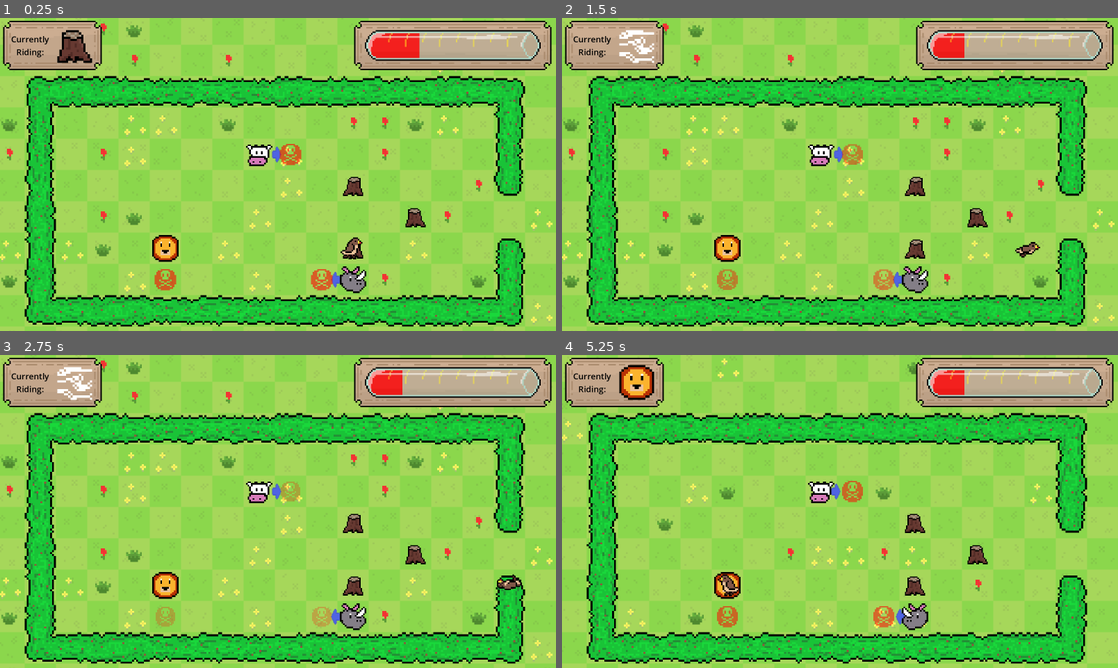
Above: before the commit, frames 1-4 (two rows, left to right).
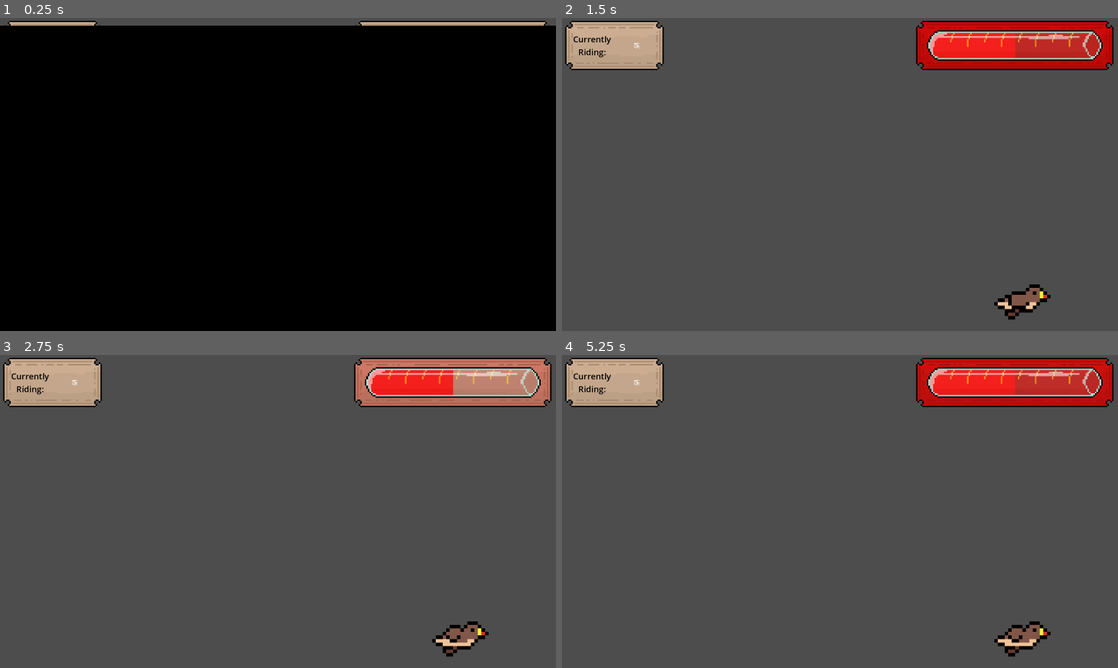
Above: after the commit, the same moments.

Repository: micah-wehrle/gwj67-oxpecker
Game: Godot game, scene res://scenes/world.tscn
Two runs of this game, one before a commit and one after it. Both use one fixed random seed, a clock stepped at 60 frames per second and the inputs below.
Inputs (mouse positions are in pixels of both pictures, inside the frame that each line leads up to):
- Up to frame 1 (0.25 s): no input
- Up to frame 2 (1.5 s): move the mouse to (962, 158) at 0.52 s; hold Right (Right) 0.53-1.28 s; click (962, 158) at 0.6 s; move the mouse to (728, 190) at 1.27 s; hold Down (Down) from 1.28 s (still down); tap Space (Spacebar) at 1.35 s
- Up to frame 3 (2.75 s): move the mouse to (333, 442) at 2.02 s; release Down (Down) at 2.03 s; hold Right (Right) from 2.03 s (still down); click (333, 442) at 2.1 s
- Up to frame 4 (5.25 s): move the mouse to (812, 574) at 2.77 s; release Right (Right) at 2.78 s; hold W (Up) 2.78-3.53 s; tap Space (Spacebar) at 2.85, 4.35 s; move the mouse to (1006, 558) at 3.52 s; hold A (Left) 3.53-5.03 s; click (1006, 558) at 3.6 s; move the mouse to (673, 464) at 4.27 s; move the mouse to (867, 511) at 5.02 s; hold Down (Down) from 5.03 s (still down); click (867, 511) at 5.1 s

The runs differ from the first frame. In frame 1, 96% of the frame differs, in the area x 0-100%, y 0-100%; in frame 2, 96%; in frame 3, 96%; in frame 4, 97%.
Error after the commit: Parse Error: Expected indented block after match pattern block. (res://scripts/Grid.gd:528)

Commit message:
Level testing

Diff:
--- a/scenes/bird_sprite.tscn
+++ b/scenes/bird_sprite.tscn
@@ -2,7 +2,7 @@
 
 [ext_resource type="Texture2D" uid="uid://v3ddhlocr6on" path="res://res/oxpecker1-Sheet.png" id="1_dsga1"]
 [ext_resource type="Script" path="res://scripts/Bird Sprite.gd" id="2_tmlht"]
-[ext_resource type="Texture2D" uid="uid://c5e0eqb8xlfi6" path="res://res/single_pixel.png" id="3_m8fuc"]
+[ext_resource type="PackedScene" uid="uid://76pygpntmnjb" path="res://scenes/blood_emitter.tscn" id="3_iycve"]
 
 [sub_resource type="Animation" id="Animation_qxyvx"]
 length = 0.001
@@ -89,21 +89,7 @@
 "": SubResource("AnimationLibrary_1jjwf")
 }
 
-[node name="Blood Emitter" type="CPUParticles2D" parent="."]
+[node name="Blood Emitter" parent="." instance=ExtResource("3_iycve")]
 unique_name_in_owner = true
-self_modulate = Color(1, 0, 0, 1)
-scale = Vector2(0.0888889, 0.0888889)
-emitting = false
-amount = 10
-lifetime = 0.5
-one_shot = true
-explosiveness = 1.0
-texture = ExtResource("3_m8fuc")
-direction = Vector2(0, -10)
-initial_velocity_max = 354.6
-linear_accel_min = 100.0
-linear_accel_max = 100.0
-scale_amount_min = 10.0
-scale_amount_max = 10.0
 
 [connection signal="animation_finished" from="AnimationPlayer" to="." method="_animation_finished"]
--- /dev/null
+++ b/scenes/blood_emitter.tscn
@@ -0,0 +1,22 @@
+[gd_scene load_steps=3 format=3 uid="uid://76pygpntmnjb"]
+
+[ext_resource type="Texture2D" uid="uid://c5e0eqb8xlfi6" path="res://res/single_pixel.png" id="1_5i6b8"]
+[ext_resource type="Script" path="res://scripts/Blood Emitter.gd" id="2_3rgkg"]
+
+[node name="Blood Emitter" type="CPUParticles2D"]
+self_modulate = Color(1, 0, 0, 1)
+scale = Vector2(0.0888889, 0.0888889)
+emitting = false
+amount = 10
+lifetime = 0.5
+one_shot = true
+explosiveness = 1.0
+texture = ExtResource("1_5i6b8")
+direction = Vector2(0, -10)
+spread = 90.0
+initial_velocity_max = 354.6
+linear_accel_min = 100.0
+linear_accel_max = 100.0
+scale_amount_min = 10.0
+scale_amount_max = 10.0
+script = ExtResource("2_3rgkg")
--- a/scenes/intro.tscn
+++ b/scenes/intro.tscn
@@ -55,6 +55,25 @@
 offset_top = 629.0
 offset_right = 531.0
 offset_bottom = 705.0
+grow_horizontal = 2
+theme_override_font_sizes/font_size = 40
+text = "It also..."
+horizontal_alignment = 1
+vertical_alignment = 1
+autowrap_mode = 2
+
+[node name="Description3" type="Label" parent="."]
+unique_name_in_owner = true
+visible = false
+self_modulate = Color(1, 0, 0, 1)
+layout_mode = 1
+anchors_preset = 5
+anchor_left = 0.5
+anchor_right = 0.5
+offset_left = -517.0
+offset_top = 354.0
+offset_right = 531.0
+offset_bottom = 430.0
 grow_horizontal = 2
 theme_override_font_sizes/font_size = 40
 text = "It also..."
--- /dev/null
+++ b/scenes/stump_boom.tscn
@@ -0,0 +1,17 @@
+[gd_scene load_steps=2 format=3 uid="uid://dfs7e7j4clj34"]
+
+[ext_resource type="Script" path="res://scripts/Stump_boom.gd" id="1_40j7u"]
+
+[node name="CPUParticles2D" type="CPUParticles2D"]
+emitting = false
+amount = 20
+one_shot = true
+explosiveness = 1.0
+direction = Vector2(0, -1)
+gravity = Vector2(0, 400)
+initial_velocity_min = 118.55
+initial_velocity_max = 201.02
+scale_amount_min = 10.0
+scale_amount_max = 15.0
+color = Color(0.317647, 0.168627, 0.145098, 1)
+script = ExtResource("1_40j7u")
--- a/scenes/world.tscn
+++ b/scenes/world.tscn
@@ -3,25 +3,29 @@
 [ext_resource type="Script" path="res://scripts/Bird.gd" id="1_cpk6n"]
 [ext_resource type="Script" path="res://scripts/world.gd" id="1_ve7bm"]
 [ext_resource type="Script" path="res://scripts/Grid.gd" id="2_gq6m5"]
-[ext_resource type="Texture2D" uid="uid://ccnppldyfqd8" path="res://res/vial1/bottom vial.png" id="3_qvpt7"]
 [ext_resource type="PackedScene" uid="uid://uex46dpftd8v" path="res://scenes/bird_sprite.tscn" id="3_ubdla"]
 [ext_resource type="Script" path="res://scripts/CanvasLayer.gd" id="4_axjsh"]
-[ext_resource type="Texture2D" uid="uid://ca7htac5qawpk" path="res://res/vial1/vial blood.png" id="4_yvomo"]
 [ext_resource type="Script" path="res://scripts/Camera.gd" id="5_7rvcl"]
 [ext_resource type="Script" path="res://scripts/Blood Bar.gd" id="5_ewaen"]
-[ext_resource type="Texture2D" uid="uid://bumw2tkn5qi1m" path="res://res/vial1/top vial.png" id="5_flmvg"]
 [ext_resource type="Texture2D" uid="uid://bp1kn4kipg4tc" path="res://res/ui_border2.png" id="9_7ed02"]
 [ext_resource type="Texture2D" uid="uid://bs2psfh4r66bt" path="res://res/stump1.png" id="9_unesc"]
 [ext_resource type="Texture2D" uid="uid://cidxf4qabk88c" path="res://res/ui_border1.png" id="10_b3okw"]
 [ext_resource type="Texture2D" uid="uid://b6eku5ub7swwv" path="res://res/vial_blood.png" id="11_8qi3p"]
 [ext_resource type="Texture2D" uid="uid://ccomcevxwkdu6" path="res://res/vial_full2.png" id="11_bs8us"]
 [ext_resource type="Texture2D" uid="uid://d025k2y6u3bya" path="res://res/wind1.png" id="12_dta83"]
+[ext_resource type="PackedScene" uid="uid://76pygpntmnjb" path="res://scenes/blood_emitter.tscn" id="14_2i1nb"]
+[ext_resource type="Texture2D" uid="uid://cd0yulw37bdo4" path="res://res/ui_border3.png" id="18_3t4jc"]
 
 [sub_resource type="StyleBoxFlat" id="StyleBoxFlat_ixoo0"]
 bg_color = Color(0.6, 0.6, 0.6, 0)
 
 [sub_resource type="StyleBoxFlat" id="StyleBoxFlat_50yh7"]
 bg_color = Color(0, 0, 0, 1)
+
+[sub_resource type="Curve" id="Curve_e44a8"]
+min_value = -1.0
+_data = [Vector2(0, 1), 0.0, 0.0, 0, 0, Vector2(1, 1), 0.0, 0.0, 0, 0]
+point_count = 2
 
 [node name="World" type="Node2D"]
 script = ExtResource("1_ve7bm")
@@ -78,48 +82,6 @@
 grow_horizontal = 0
 script = ExtResource("5_ewaen")
 
-[node name="Sub box" type="Control" parent="CanvasLayer/Main Frame/Blood Bar"]
-visible = false
-z_index = 1
-layout_mode = 1
-anchors_preset = 8
-anchor_left = 0.5
-anchor_top = 0.5
-anchor_right = 0.5
-anchor_bottom = 0.5
-offset_left = -215.0
-offset_top = -50.5
-offset_right = 215.0
-offset_bottom = 50.5
-grow_horizontal = 2
-grow_vertical = 2
-
-[node name="Bottom Vial" type="TextureRect" parent="CanvasLayer/Main Frame/Blood Bar/Sub box"]
-layout_mode = 0
-offset_left = -23.0
-offset_top = -188.0
-offset_right = 452.0
-offset_bottom = 287.0
-texture = ExtResource("3_qvpt7")
-
-[node name="Blood Progress" type="TextureProgressBar" parent="CanvasLayer/Main Frame/Blood Bar/Sub box"]
-layout_mode = 0
-offset_left = -29.0
-offset_top = -198.0
-offset_right = 446.0
-offset_bottom = 277.0
-min_value = -11.0
-max_value = 108.0
-texture_progress = ExtResource("4_yvomo")
-
-[node name="Top Vial" type="TextureRect" parent="CanvasLayer/Main Frame/Blood Bar/Sub box"]
-layout_mode = 0
-offset_left = -30.0
-offset_top = -198.0
-offset_right = 445.0
-offset_bottom = 277.0
-texture = ExtResource("5_flmvg")
-
 [node name="Control" type="Control" parent="CanvasLayer/Main Frame/Blood Bar"]
 layout_mode = 1
 anchors_preset = 8
@@ -130,12 +92,14 @@
 grow_horizontal = 2
 grow_vertical = 2
 
-[node name="Background Panel" type="Sprite2D" parent="CanvasLayer/Main Frame/Blood Bar/Control"]
+[node name="Blood Background Panel" type="Sprite2D" parent="CanvasLayer/Main Frame/Blood Bar/Control"]
+unique_name_in_owner = true
 texture_filter = 1
 scale = Vector2(4.44, 4.44)
 texture = ExtResource("9_7ed02")
 
 [node name="Blood Frame" type="Control" parent="CanvasLayer/Main Frame/Blood Bar"]
+unique_name_in_owner = true
 layout_mode = 1
 anchors_preset = 8
 anchor_left = 0.5
@@ -146,6 +110,7 @@
 grow_vertical = 2
 
 [node name="TextureProgressBar" type="TextureProgressBar" parent="CanvasLayer/Main Frame/Blood Bar/Blood Frame"]
+z_index = 9
 texture_filter = 1
 layout_mode = 1
 anchors_preset = 8
@@ -163,10 +128,19 @@
 value = 50.0
 texture_progress = ExtResource("11_8qi3p")
 
-[node name="Sprite2D" type="Sprite2D" parent="CanvasLayer/Main Frame/Blood Bar/Blood Frame"]
+[node name="Blood Vial" type="Sprite2D" parent="CanvasLayer/Main Frame/Blood Bar/Blood Frame"]
+z_index = 10
 texture_filter = 1
 scale = Vector2(4.44, 4.44)
 texture = ExtResource("11_bs8us")
+
+[node name="Node2D" type="Node2D" parent="CanvasLayer/Main Frame/Blood Bar/Blood Frame"]
+z_index = 11
+scale = Vector2(11.25, 11.25)
+
+[node name="Bar Emitter" parent="CanvasLayer/Main Frame/Blood Bar/Blood Frame/Node2D" instance=ExtResource("14_2i1nb")]
+unique_name_in_owner = true
+position = Vector2(-21.2889, 1.77777)
 
 [node name="Riding Frame" type="ReferenceRect" parent="CanvasLayer/Main Frame"]
 unique_name_in_owner = true
@@ -279,22 +253,38 @@
 grow_horizontal = 2
 
 [node name="Label" type="Label" parent="CanvasLayer/Main Frame/Game Over Text"]
-layout_mode = 1
-anchors_preset = 8
-anchor_left = 0.5
-anchor_top = 0.5
-anchor_right = 0.5
-anchor_bottom = 0.5
-offset_left = -86.0
-offset_top = -13.0
-offset_right = 86.0
-offset_bottom = 13.0
+z_index = 1
+layout_mode = 1
+anchors_preset = 8
+anchor_left = 0.5
+anchor_top = 0.5
+anchor_right = 0.5
+anchor_bottom = 0.5
+offset_left = -535.5
+offset_top = -74.0
+offset_right = 535.5
+offset_bottom = 66.0
 grow_horizontal = 2
 grow_vertical = 2
 theme_override_font_sizes/font_size = 100
 text = "Thank you for playing!"
 horizontal_alignment = 1
 vertical_alignment = 1
+
+[node name="Control" type="Control" parent="CanvasLayer/Main Frame/Game Over Text"]
+layout_mode = 1
+anchors_preset = 8
+anchor_left = 0.5
+anchor_top = 0.5
+anchor_right = 0.5
+anchor_bottom = 0.5
+grow_horizontal = 2
+grow_vertical = 2
+
+[node name="Sprite2D" type="Sprite2D" parent="CanvasLayer/Main Frame/Game Over Text/Control"]
+texture_filter = 1
+scale = Vector2(4.58442, 4.6875)
+texture = ExtResource("18_3t4jc")
 
 [node name="Screen Cover" type="ProgressBar" parent="CanvasLayer"]
 unique_name_in_owner = true
@@ -313,3 +303,43 @@
 value = 100.0
 fill_mode = 3
 show_percentage = false
+
+[node name="Left Confetti" type="CPUParticles2D" parent="CanvasLayer"]
+unique_name_in_owner = true
+position = Vector2(3, 896)
+emitting = false
+amount = 50
+lifetime = 5.0
+explosiveness = 1.0
+randomness = 0.1
+direction = Vector2(0.3, -1)
+spread = 15.0
+gravity = Vector2(0, 500)
+initial_velocity_min = 659.8
+initial_velocity_max = 912.38
+scale_amount_min = 5.0
+scale_amount_max = 10.0
+color = Color(0.705882, 0.705882, 0.705882, 1)
+hue_variation_min = -1.0
+hue_variation_max = 1.0
+hue_variation_curve = SubResource("Curve_e44a8")
+
+[node name="Right Confetti" type="CPUParticles2D" parent="CanvasLayer"]
+unique_name_in_owner = true
+position = Vector2(1599, 896)
+emitting = false
+amount = 50
+lifetime = 5.0
+explosiveness = 1.0
+randomness = 0.1
+direction = Vector2(-0.3, -1)
+spread = 15.0
+gravity = Vector2(0, 500)
+initial_velocity_min = 659.8
+initial_velocity_max = 912.38
+scale_amount_min = 5.0
+scale_amount_max = 10.0
+color = Color(0.705882, 0.705882, 0.705882, 1)
+hue_variation_min = -1.0
+hue_variation_max = 1.0
+hue_variation_curve = SubResource("Curve_e44a8")
--- a/scripts/Animal.gd
+++ b/scripts/Animal.gd
@@ -238,6 +238,10 @@
 
 							if bully and current_reaction.has("bullied animal"):
 								if "destory animal" in current_reaction:
+									var emitter = preload("res://scenes/stump_boom.tscn");
+									var instance = emitter.instantiate();
+									grid.add_child(instance);
+									instance.global_position = current_reaction["bullied animal"].global_position;
 									current_reaction["bullied animal"].queue_free();
 								else:
 									current_reaction["bullied animal"].independant_react([{
@@ -373,7 +377,7 @@
 			move(1);
 		"deer":
 			move(2);
-			turn(-1);
+			turn(1);
 		"lion":
 			special("roar");
 		"rhino":
--- a/scripts/Bird Sprite.gd
+++ b/scripts/Bird Sprite.gd
@@ -3,19 +3,11 @@
 @onready var animation_player = $AnimationPlayer
 @onready var blood_emitter = %"Blood Emitter"
 
-# Called when the node enters the scene tree for the first time.
-func _ready():
-	blood_emitter.self_modulate = Color.PINK if !persist.show_blood else Color.RED;
-	pass # Replace with function body.
-
-
-# Called every frame. 'delta' is the elapsed time since the previous frame.
 func _process(delta):
 	pass
 
 func bleed():
-	blood_emitter.restart();
-	blood_emitter.emitting = true;
+	blood_emitter.spray();
 
 func animate(anim_name):
 	if anim_name == "resting":
--- a/scripts/Bird.gd
+++ b/scripts/Bird.gd
@@ -69,14 +69,12 @@
 		position.y = move_toward(position.y, target_pos.y, FLY_SPEED * delta);
 
 
-		if end_pos and global_position.distance_to(end_pos) < 10:
-			game_over();
-
-		elif position == target_pos:
-			position = target_pos;
+		if position == target_pos:
 
 			current_animal = tile_on_beast();
-			if tile_is_dangerous():
+			if blood_bar.get_blood() == 0:
+				game_over();
+			elif tile_is_dangerous():
 				game_over();
 			elif current_animal:
 				stop_flying();
@@ -119,8 +117,8 @@
 		current_animal = null;
 	update_riding_texture();
 
-	if !end_pos and blood_bar.get_blood() == 0:
-		end_pos = find_global_ending_pos();
+	if blood_bar.get_blood() == 0:
+		target_pos = find_global_ending_pos() - grid.global_position;
 
 
 func find_global_ending_pos():
--- a/scripts/Blood Bar.gd
+++ b/scripts/Blood Bar.gd
@@ -13,7 +13,21 @@
 
 var setup_blood_on_ready = false;
 
+var shake_length = 100; #ms
+var stop_shaking_time;
+var base_pos;
+var shake_size = 3;
+
+signal blood_changed;
+
 @onready var bar = $"Blood Frame/TextureProgressBar" as TextureProgressBar;
+@onready var background_panel = %"Blood Background Panel"
+@onready var blood_frame = %"Blood Frame"
+
+@onready var bar_emitter = %"Bar Emitter"
+
+var bar_size;
+
 
 func init_bar(cur_blood):
 	self.cur_blood = cur_blood;
@@ -27,15 +41,42 @@
 	if setup_blood_on_ready:
 		bar.value = target_blood * blood_adjustment_mult;
 
+	base_pos = blood_frame.position;
+
+	bar.self_modulate = Color.RED if persist.show_blood else Color.HOT_PINK;
+
+	bar_size = bar.scale.x * bar.texture_progress.get_size().x;
+
+var flash_time = 0;
 # Called every frame. 'delta' is the elapsed time since the previous frame.
 func _process(delta):
 	if cur_blood != target_blood:
 		adjust_bar(delta);
-	pass
+
+	if target_blood <= 2:
+		flash_time += 7*delta;
+		background_panel.self_modulate = Color(0,0.5,0.5,0) * sin(flash_time) + Color(1.0,0.5,0.5, 1.0);
+
+	if stop_shaking_time:
+		if Time.get_ticks_msec() <= stop_shaking_time:
+			blood_frame.position = base_pos + Vector2(randf_range(-shake_size, shake_size), randf_range(-shake_size, shake_size));
+		else:
+			stop_shaking_time = null;
+			blood_frame.position = base_pos;
+
 
 
 func add_blood(val):
+	if target_blood == 2 and val > 0:
+		background_panel.self_modulate = Color.WHITE;
 	target_blood = clamp(target_blood + val, 0, MAX_BLOOD);
+
+	blood_changed.emit(target_blood);
+
+	stop_shaking_time = Time.get_ticks_msec() + shake_length;
+
+	set_emitter_pos();
+	bar_emitter.spray();
 
 func get_blood():
 	return target_blood;
@@ -56,3 +97,6 @@
 	cur_blood += bar_velocity;
 
 	bar.value = cur_blood * blood_adjustment_mult;
+
+func set_emitter_pos():
+	bar_emitter.global_position.x = bar.global_position.x + bar_size * (target_blood / MAX_BLOOD);
--- /dev/null
+++ b/scripts/Blood Emitter.gd
@@ -0,0 +1,8 @@
+extends CPUParticles2D
+
+func _ready():
+	self_modulate = persist.blood_color;
+
+func spray():
+	restart();
+	emitting = true;
--- a/scripts/CanvasLayer.gd
+++ b/scripts/CanvasLayer.gd
@@ -4,6 +4,7 @@
 # Called when the node enters the scene tree for the first time.
 func _ready():
 	visible = true;
+	%"Screen Cover".visible = true;
 	pass # Replace with function body.
 
 
--- a/scripts/Grid.gd
+++ b/scripts/Grid.gd
@@ -87,6 +87,8 @@
 			if (x + (y % 2)) % 2 == 0:
 				tile.self_modulate = Color(0.84, 1, 0.84);
 
+			#tile.self_modulate *= Color(0.95, 0.95, 0.95, 1);
+
 			tile.position = Vector2((tile_size + tile_spacing) * x, (tile_size + tile_spacing) * y);
 
 			if tile.get_children().size() > 0:
@@ -164,7 +166,7 @@
 
 func is_pos_animal(pos):
 	for animal in animals_parent.get_children():
-		if pos.distance_to(animal.global_position) < tile_size:
+		if pos.distance_to(animal.global_position) < tile_size/2:
 			return animal;
 	return null;
 
@@ -255,6 +257,11 @@
 
 	%CanvasLayer.hide_header();
 
+	await get_tree().create_timer(2.0).timeout;
+
+	%"Left Confetti".emitting = true;
+	%"Right Confetti".emitting = true;
+
 func bird_start(x, y, make_stump = true):
 	if make_stump:
 		make_animal("stump", Vector2(x, y), 1);
@@ -268,7 +275,7 @@
 	match persist.current_level:
 		0:
 			bird_start(1, 3);
-			blood_start = 7; # 5 steps 0 pecks
+			blood_start = 7+1; # 5 steps 0 pecks
 			# short arrow
 			#add_sprite("arrow1", Vector2(3, 3));
 			#add_sprite("arrow2", Vector2(4, 3));
@@ -302,7 +309,7 @@
 
 		1:
 			bird_start(3, 2);
-			blood_start = 8; # 6 steps, 0 pecks
+			blood_start = 8+1; # 6 steps, 0 pecks
 
 			make_animal("cow", Vector2(6, 1), 3);
 			make_animal("stump", Vector2(3, 4), 1);
@@ -319,20 +326,21 @@
 
 		2:
 			exit_height = 3;
-			blood_start = 3; # 4 steps, 4 pecks
+			blood_start = 3+1; # 4 steps, 4 pecks
 
 			bird_start(2, 1);
 
 			make_animal("stump", Vector2(2, 3), 1);
 			make_animal("cow", Vector2(4, 1), 3);
 			add_sprite("arrow8", Vector2(5, 1));
+			add_sprite("arrow9", Vector2(6, 1));
 			make_animal("cow", Vector2(9, 3), 4);
 			make_animal("stump", Vector2(11, 3), 1);
 			make_animal("stump", Vector2(11, 5), 1);
 
 		3:
 			exit_height = 3;
-			blood_start = 2; # mostly pecking
+			blood_start = 3+1; # mostly pecking
 
 			bird_start(2,2);
 
@@ -401,6 +409,128 @@
 			#make_animal("cow", Vector2(1, 0), 1);
 			#make_animal("cow", Vector2(0, 1), 4);
 
+		6:
+			exit_height = 1;
+			blood_start = 5;
+
+			bird_start(1,5);
+
+			make_animal("cow", Vector2(1,2), 2);
+			make_animal("cow", Vector2(4, 1), 4);
+			make_animal("cow", Vector2(11, 2), 1);
+
+			make_animal("stump", Vector2(10, 5), 1);
+			make_animal("stump", Vector2(0, 4), 1);
+
+			make_animal("rhino", Vector2(4, 5), 1);
+
+		7:
+			blood_start = 4;
+			exit_height = 3;
+			bird_start(2,4);
+
+			make_animal("turtle", Vector2(2,1), 2);
+
+			make_animal("lion", Vector2(12,3), 3);
+
+			make_animal("rhino", Vector2(3, 5), 2);
+			make_animal("stump", Vector2(2, 5), 1);
+
+			make_animal("rhino", Vector2(13, 4), 1);
+
+			make_animal("cow", Vector2(11, 0), 4);
+
+			make_animal("cow", Vector2(0,2), 2);
+
+			#for i in 7:
+			#	make_animal("cow", Vector2(i + 4, 1 + i%2*4), 3 - i%2*2);
+
+		8:
+			blood_start = 5;
+			exit_height = 3;
+
+			bird_start(0,1);
+
+			make_animal("deer", Vector2(4,2), 2);
+			make_animal("deer", Vector2(9,1), 3);
+			make_animal("deer", Vector2(6,0), 4);
+			make_animal("stump", Vector2(7,0), 1);
+			#make_animal("stump", Vector2(9,0), 1);
+
+			make_animal("cow", Vector2(13,0), 4);
+
+			make_animal("deer", Vector2(1,4), 1);
+			make_animal("stump", Vector2(2,3), 1);
+
+			make_animal("lion", Vector2(1,0), 2);
+
+
+			#make_animal("deer", Vector2(9,5), 1);
+
+			make_animal("cow", Vector2(12, 0), 3);
+
+			make_animal("cow", Vector2(11, 3), 4);
+			make_animal("stump", Vector2(10, 3), 1);
+			make_animal("cow", Vector2(11, 5), 4);
+			make_animal("stump", Vector2(10, 5), 1);
+
+
+		9:
+			bird_start(0,0);
+			blood_start = 4;
+
+			var rng = RandomNumberGenerator.new();
+			rng.seed = 123;
+
+			for y in grid_height:
+				for x in grid_width:
+					if (x + (y % 2)) % 2 == 1:
+						var dir = rng.randi_range(1,4);
+						if x == 13:
+							if y == 2:
+								dir = 1;
+							elif y == 4:
+								dir = 3;
+						make_animal("cow", Vector2(x, y), dir);
+		10:
+
+			bird_start(2,3);
+			blood_start = 5;
+
+			exit_height = 3
+
+			make_animal("lion", Vector2(6, 3), 2);
+
+			make_animal("stump", Vector2(6, 1), 1);
+
+			make_animal("gorilla", Vector2(9, 1), 4);
+
+			make_animal("deer", Vector2(10, 1), 2);
+
+		11:
+
+			bird_start(9,0);
+			blood_start = 4;
+
+			make_animal("stump", Vector2(7,2), 1);
+			make_animal("stump", Vector2(10,2), 1);
+
+			make_animal("gorilla", Vector2(7,5), 1);
+
+			make_animal("rhino", Vector2(3, 4), 1);
+
+			make_animal("stump", Vector2(2,5), 1);
+			make_animal("stump", Vector2(3,1), 1);
+
+			make_animal("lion", Vector2(1, 0), 3);
+
+
+		12:
+
+
+
+
+
 
 		_: # default - game end!
 			exit_height = 100
--- a/scripts/Intro.gd
+++ b/scripts/Intro.gd
@@ -6,6 +6,7 @@
 #Scene tiems to manipulate:
 @onready var description = %Description
 @onready var description_2 = %Description2
+@onready var description_3 = %Description3
 @onready var drinks = %Drinks
 @onready var their = %Their
 @onready var red_overlay = %"Red Overlay"
@@ -35,14 +36,13 @@
 		their.text = "THEM";
 		blood.text = "LOVE <3";
 
-		var pink = Color.HOT_PINK; # or maybe eb3deb ?
-
-		drinks.self_modulate = pink;
-		their.self_modulate = pink;
-		blood.self_modulate = pink;
-
-		red_overlay.color = pink;
-		red_overlay.color.a = 0;
+	drinks.self_modulate = persist.blood_color;
+	their.self_modulate = persist.blood_color;
+	blood.self_modulate = persist.blood_color;
+	description_3.self_modulate = persist.blood_color
+
+	red_overlay.color = persist.blood_color;
+	red_overlay.color.a = 0;
 
 
 
@@ -111,6 +111,7 @@
 		bird_sprite.animate("peck");
 		description.modulate.a = 0;
 		description_2.modulate.a = 0;
+		description_3.visible = true;
 		scientific_name.modulate.a = 0;
 		drinks.modulate.a = 1;
 		phase = "red shift 1"
--- a/scripts/Persist.gd
+++ b/scripts/Persist.gd
@@ -1,5 +1,6 @@
 extends Node
 
 var show_blood = true;
+var blood_color = Color.RED if show_blood else Color.HOT_PINK;
 
-var current_level = 5;
+var current_level = 0;
--- /dev/null
+++ b/scripts/Stump_boom.gd
@@ -0,0 +1,11 @@
+extends CPUParticles2D
+
+var emission_started = false;
+
+func _ready():
+	emitting = true;
+	emission_started = true;
+
+func _process(delta):
+	if emission_started and emitting == false:
+		queue_free();
Binary file removed: res/arrow.png
Binary file removed: res/bird.png
Binary file removed: res/blood drip.png
Binary file removed: res/bush.png
Binary file changed: res/bushes1.png
Binary file removed: res/cow.png
Binary file changed: res/cow1.png
Binary file removed: res/deer.png
Binary file changed: res/gorilla1.png
Binary file removed: res/grass.png
Binary file changed: res/grass1.png
Binary file changed: res/lion.png
(and 9 more such lines)
